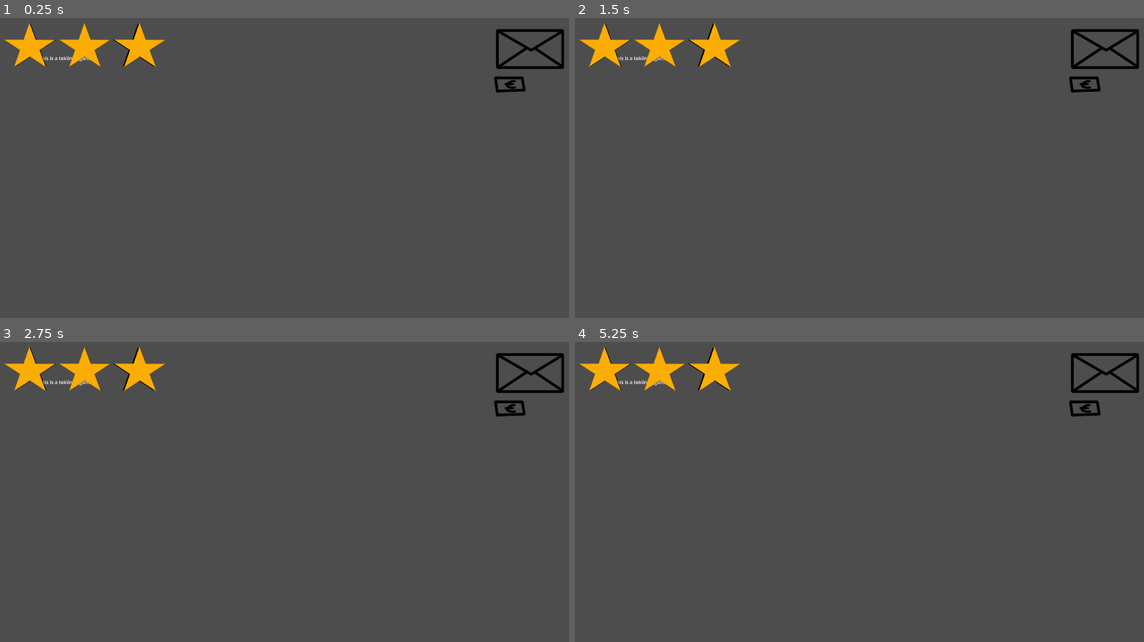
Above: before the commit, frames 1-4 (two rows, left to right).
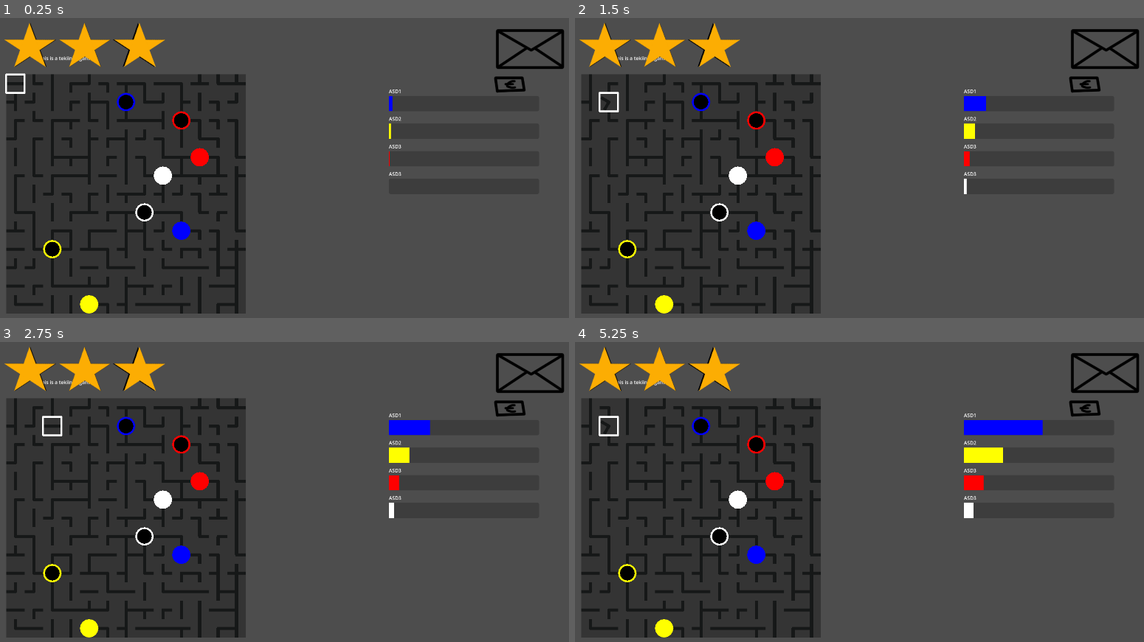
Above: after the commit, the same moments.

Repository: jiisloth/Vauhtispeli
Game: Godot game, scene res://scenes/main.tscn
Same seed, same stepped clock (60 frames per second), same inputs: the game is played once before the commit and once after it.
Inputs:
- Up to frame 1 (0.25 s): no input
- Up to frame 2 (1.5 s): tap Enter (ui_accept) at 0.5, 0.6, 0.77, 1.07, 1.35 s; hold Right (ui_right) 0.53-1.28 s; hold Down (ui_down) from 1.28 s (still down)
- Up to frame 3 (2.75 s): tap Enter (ui_accept) at 1.52, 1.82, 2, 2.1 s; release Down (ui_down) at 2.03 s; hold Right (ui_right) from 2.03 s (still down)
- Up to frame 4 (5.25 s): tap Enter (ui_accept) at 2.75, 2.85, 3.02, 3.32, 3.5, 3.6, 3.77, 4.07, 4.25, 4.35, 4.52, 4.82, 5.1 s; release Right (ui_right) at 2.78 s; hold Up (ui_up) 2.78-3.53 s; hold Left (ui_left) 3.53-5.03 s; hold Down (ui_down) from 5.03 s (still down)

The runs differ from the first frame. In frame 1, 34% of the frame differs, in the area x 0-71%, y 18-99%; in frame 2, 34%; in frame 3, 34%; in frame 4, 35%, in the area x 1-83%, y 18-99%.

Commit message:
Tekniikka game basically doned

Diff:
--- a/scenes/minigames/tekniikka.gd
+++ b/scenes/minigames/tekniikka.gd
@@ -1,7 +1,195 @@
 extends Node2D
 
-var score = 2
+@export var Pipe : PackedScene
+@export var PipeEnd : PackedScene
+
+var score = 3
+var gamesize = Vector2(13,13)
+@export var PipeSize = 60
+@export var FlowSpeed = 0.08
+
+var pipes = {}
+var paths = []
+var starts = {}
+var astar = AStar2D.new()
+
+var ccolors = [Color("#0000FF"),Color("#ffff00"),Color("#ff0000"),Color("#FFFFFF")]
+
+const outdirs = [Vector2.RIGHT,Vector2.DOWN,Vector2.LEFT,Vector2.UP]
+
+var flowstarts = [10,20,40,80]
+var flows = [1,1,1,1]
+
+func _ready():
+    seed(1)
+    get_parent().set_score(score)
 
 
-func _ready():
-    get_parent().set_score(score)
+
+    var i = 0
+    for timer in $Timers.get_children():
+        timer.get_node("Timer").start(flowstarts[i])
+        timer.get_node("Timer").timeout.connect(start_flow.bind(i))
+        i += 1
+    make_level()
+    $PipeHolder/Pipecursor.gamesize = Vector2i(gamesize)
+    $PipeHolder/Pipecursor.setup_size(PipeSize)
+
+
+
+
+
+func make_level():
+    while true:
+        astar = AStar2D.new()
+        if make_paths():
+            break
+    paths.shuffle()
+    for x in gamesize.x:
+        for y in gamesize.y:
+            var id = y+x*gamesize.y
+            var pipe = Pipe.instantiate()
+            var ends = [1,1,max(randi()%6-4,0),max(randi()%10-8,0)]
+            ends.shuffle()
+            for t in len(paths):
+                for i in len(paths[t]):
+                    if paths[t][i] == id:
+                        if i == 0:
+                            pipe = PipeEnd.instantiate()
+                            pipe.start = true
+                            pipe.cabletype = t
+                            starts[t] = Vector2(x,y)
+                        elif i == len(paths[t])-1:
+                            pipe = PipeEnd.instantiate()
+                            pipe.start = false
+                            pipe.cabletype = t
+                        else:
+                            ends = make_path_pipe(t, i)
+                            for r in randi()%3:
+                                ends.push_front(ends.pop_back())
+            pipe.ends = ends
+            pipe.position = Vector2(x * PipeSize, y * PipeSize)
+            pipe.coords = Vector2(x,y)
+            pipe.pipesize = PipeSize
+            pipes[Vector2(x,y)] = pipe
+            pipe.flowed.connect(pipe_out_flow)
+            $PipeHolder.add_child(pipe)
+
+
+func make_path_pipe(t, i):
+    var ends = [0,0,0,0]
+    var pipe = paths[t][i]
+    var prevpipe = paths[t][i-1]
+    var nextpipe = paths[t][i+1]
+    var npipes = [pipe - 1, pipe - gamesize.y, pipe + 1, pipe + gamesize.y]
+    for j in 4:
+        if prevpipe == npipes[j]:
+            ends[j] = 1
+        if nextpipe == npipes[j]:
+            ends[j] = 1
+    for d in len(ends):
+        if ends[d] == 0:
+            var blocked = false
+            for p in len(paths):
+                if p > t:
+                    for j in paths[p]:
+                        if j == npipes[d]:
+                            blocked = true
+                            break
+                if blocked:
+                    break
+            if not blocked:
+                ends[d] = max(randi()%8-6,0)
+    return ends
+
+
+func make_paths():
+    for x in gamesize.x:
+        for y in gamesize.y:
+            astar.add_point(y+x*gamesize.y, Vector2(x,y))
+            if y > 0:
+                astar.connect_points(y+x*gamesize.y,(y-1)+x*gamesize.y)
+            if x > 0:
+                astar.connect_points(y+x*gamesize.y,y+(x-1)*gamesize.y)
+    for try in 100:
+        make_path()
+        if len(paths) == 4:
+            return true
+    return false
+
+func make_path():
+    var start = randi()%int(gamesize.x*gamesize.y)
+    var stop = randi()%int(gamesize.x*gamesize.y)
+    while astar.is_point_disabled(start) or astar.is_point_disabled(stop):
+        start = randi()%int(gamesize.x*gamesize.y)
+        stop = randi()%int(gamesize.x*gamesize.y)
+    var path = astar.get_id_path(start,stop)
+    if len(path) > 2:
+        var blocks = []
+        for f in 5:
+            var block = path[1+randi()%len(path)-3]
+            blocks.append(block)
+            astar.set_point_disabled(block)
+            var ppath = astar.get_id_path(start,stop)
+            if len(ppath) == 0:
+                break
+            path = ppath
+            if randf() < (f+1)*0.15:
+                break
+        for id in path:
+            astar.set_point_disabled(id)
+        for id in blocks:
+            astar.set_point_disabled(id, false)
+        paths.append(path)
+        return true
+    return false
+
+
+
+
+func pipe_out_flow(coords, output, outtype):
+    flows[outtype] -= 1
+    for i in len(output):
+        if output[i]:
+            flows[outtype] += 1
+            if coords + outdirs[i] in pipes.keys():
+                if not pipes[coords + outdirs[i]].start_flow((i+2)%4, outtype, FlowSpeed):
+                    pipes[coords].kill_out(i)
+                    flows[outtype] -= 1
+                else:
+                    var cc = Vector2($PipeHolder/Pipecursor.coords)
+                    if cc == coords + outdirs[i]:
+                        check_cursor(cc)
+            else:
+                pipes[coords].kill_out(i)
+                flows[outtype] -= 1
+    if flows[outtype] == 0:
+        print(str(outtype) + " stopped flowing")
+
+
+
+func start_flow(i):
+    pipe_out_flow(starts[i], [1,1,1,1], i)
+
+func _process(delta):
+    var i = 0
+    for timer in $Timers.get_children():
+        timer.value = (1- (timer.get_node("Timer").time_left / flowstarts[i]))*100
+        i += 1
+
+
+func _on_pipecursor_moved(coords):
+    check_cursor(coords)
+
+func check_cursor(coords):
+    if pipes[Vector2(coords)].can_rotate:
+        $PipeHolder/Pipecursor.default_color = Color.WHITE
+    else:
+        $PipeHolder/Pipecursor.default_color = Color.DIM_GRAY
+
+
+func _on_pipecursor_rotate_pipe(coords, dir):
+    if pipes[Vector2(coords)].can_rotate:
+        pipes[Vector2(coords)].rotate_pipe(dir)
+
+    pass # Replace with function body.
--- a/scenes/minigames/tekniikka.tscn
+++ b/scenes/minigames/tekniikka.tscn
@@ -1,9 +1,26 @@
-[gd_scene load_steps=2 format=3 uid="uid://dnxxajrwi0mc6"]
+[gd_scene load_steps=9 format=3 uid="uid://dnxxajrwi0mc6"]
 
 [ext_resource type="Script" path="res://scenes/minigames/tekniikka.gd" id="1_lbe26"]
+[ext_resource type="PackedScene" uid="uid://n2ipg2vdaewo" path="res://scenes/minigames/tekniikka/pipe.tscn" id="2_urs38"]
+[ext_resource type="PackedScene" uid="uid://cs40cic4peie2" path="res://scenes/minigames/tekniikka/pipeend.tscn" id="3_68ad2"]
+[ext_resource type="PackedScene" uid="uid://cjfamor7x2tmf" path="res://scenes/minigames/tekniikka/pipecursor.tscn" id="4_xqnjb"]
+
+[sub_resource type="StyleBoxFlat" id="StyleBoxFlat_hohdy"]
+bg_color = Color(0, 0, 1, 1)
+
+[sub_resource type="StyleBoxFlat" id="StyleBoxFlat_yvk55"]
+bg_color = Color(1, 1, 0, 1)
+
+[sub_resource type="StyleBoxFlat" id="StyleBoxFlat_cqux5"]
+bg_color = Color(1, 0, 0, 1)
+
+[sub_resource type="StyleBoxFlat" id="StyleBoxFlat_bwg2k"]
+bg_color = Color(1, 1, 1, 1)
 
 [node name="Tekniikka" type="Node2D"]
 script = ExtResource("1_lbe26")
+Pipe = ExtResource("2_urs38")
+PipeEnd = ExtResource("3_68ad2")
 
 [node name="Test" type="Label" parent="."]
 offset_left = 172.0
@@ -12,3 +29,86 @@
 offset_bottom = 152.0
 text = "This is a tekiinka game
 "
+
+[node name="PipeHolder" type="Node2D" parent="."]
+position = Vector2(96, 224)
+
+[node name="Pipecursor" parent="PipeHolder" instance=ExtResource("4_xqnjb")]
+width = 6.0
+
+[node name="Timers" type="VBoxContainer" parent="."]
+offset_left = 1312.0
+offset_top = 264.0
+offset_right = 1801.0
+offset_bottom = 756.0
+theme_override_constants/separation = 40
+
+[node name="ProgressBar" type="ProgressBar" parent="Timers"]
+custom_minimum_size = Vector2(0, 50)
+layout_mode = 2
+theme_override_styles/fill = SubResource("StyleBoxFlat_hohdy")
+show_percentage = false
+
+[node name="Label" type="Label" parent="Timers/ProgressBar"]
+layout_mode = 2
+offset_top = -27.0
+offset_right = 40.0
+offset_bottom = -4.0
+text = "ASD1"
+
+[node name="Timer" type="Timer" parent="Timers/ProgressBar"]
+one_shot = true
+
+[node name="ProgressBar2" type="ProgressBar" parent="Timers"]
+custom_minimum_size = Vector2(0, 50)
+layout_mode = 2
+theme_override_styles/fill = SubResource("StyleBoxFlat_yvk55")
+show_percentage = false
+
+[node name="Label" type="Label" parent="Timers/ProgressBar2"]
+layout_mode = 2
+offset_top = -27.0
+offset_right = 40.0
+offset_bottom = -4.0
+text = "ASD2"
+
+[node name="Timer" type="Timer" parent="Timers/ProgressBar2"]
+wait_time = 2.0
+one_shot = true
+
+[node name="ProgressBar3" type="ProgressBar" parent="Timers"]
+custom_minimum_size = Vector2(0, 50)
+layout_mode = 2
+theme_override_styles/fill = SubResource("StyleBoxFlat_cqux5")
+show_percentage = false
+
+[node name="Label" type="Label" parent="Timers/ProgressBar3"]
+layout_mode = 2
+offset_top = -27.0
+offset_right = 40.0
+offset_bottom = -4.0
+text = "ASD3"
+
+[node name="Timer" type="Timer" parent="Timers/ProgressBar3"]
+wait_time = 3.0
+one_shot = true
+
+[node name="ProgressBar4" type="ProgressBar" parent="Timers"]
+custom_minimum_size = Vector2(0, 50)
+layout_mode = 2
+theme_override_styles/fill = SubResource("StyleBoxFlat_bwg2k")
+show_percentage = false
+
+[node name="Label" type="Label" parent="Timers/ProgressBar4"]
+layout_mode = 2
+offset_top = -27.0
+offset_right = 40.0
+offset_bottom = -4.0
+text = "ASD3"
+
+[node name="Timer" type="Timer" parent="Timers/ProgressBar4"]
+wait_time = 4.0
+one_shot = true
+
+[connection signal="moved" from="PipeHolder/Pipecursor" to="." method="_on_pipecursor_moved"]
+[connection signal="rotate_pipe" from="PipeHolder/Pipecursor" to="." method="_on_pipecursor_rotate_pipe"]
--- /dev/null
+++ b/scenes/minigames/tekniikka/pipe.gd
@@ -0,0 +1,100 @@
+extends Node2D
+
+var dir = 0
+var vdir = 0
+var ends = [0,0,0,0]
+var coords = Vector2()
+var flowing = false
+var can_rotate = true
+var flowpoint = -1
+var max_flow = 1
+var flowspeed
+var cabletype = -1
+var ccolors = [Color("#0000FF"),Color("#ffff00"),Color("#ff0000"),Color("#FFFFFF")]
+
+var pipesize = 60
+
+var tween
+
+signal flowed
+
+enum {
+    RIGHT,
+    DOWN,
+    LEFT,
+    UP
+}
+
+func _ready():
+    var i = 0
+    for part in $Parts.get_children():
+        part.points[1].x = pipesize/2
+        if ends[i]:
+            part.show()
+        i += 1
+    for part in $Flowingparts.get_children():
+        part.points[1].x = pipesize/2
+    $Base.size = Vector2.ONE*pipesize
+    $Base.position = -Vector2.ONE*pipesize/2
+
+
+func rotate_pipe(d=1):
+    dir = (dir + d)%4
+    vdir += d
+    if tween:
+        tween.kill()
+    var tween = get_tree().create_tween().set_ease(Tween.EASE_IN_OUT)
+    tween.tween_property($Parts, "rotation", -vdir*PI/2,0.2)
+    tween.tween_property($Flowingparts, "rotation", -vdir*PI/2,0.2)
+
+
+func kill_out(i):
+    $Flowingparts.get_child((dir + i) % 4).default_color.a = 0.8
+
+
+
+func start_flow(i, t, speed):
+    if ends[(dir + i) % 4] and not flowing:
+        can_rotate = false
+        flowspeed = speed
+        cabletype = t
+        flowpoint = (dir + i) % 4
+        flowing = true
+        max_flow = 1/speed
+        $Flow.start(1/speed)
+        var flow = $Flowingparts.get_child(flowpoint)
+        flow.points[0].x = flow.points[1].x
+        var end = 0
+        for flowpart in $Flowingparts.get_children():
+            flowpart.default_color = ccolors[t]
+            if ends[end]:
+                flowpart.show()
+            if flowpart != flow:
+                flowpart.points[1].x = 0
+            end += 1
+        return true
+    return false
+
+
+func _process(delta):
+    if flowing:
+        var flow = $Flowingparts.get_child(flowpoint)
+        if $Flow.time_left > max_flow/2:
+            flow.points[0].x = flow.points[1].x - 2*((max_flow-$Flow.time_left)/max_flow)*flow.points[1].x
+
+        else:
+            flow.points[0].x = 0
+            var f = 0
+            for flowpart in $Flowingparts.get_children():
+                if flowpart != flow:
+                    flowpart.points[1].x = (2*((max_flow-$Flow.time_left)/max_flow)-1)*flow.points[1].x
+
+
+func _on_flow_timeout():
+    var out = ends.duplicate()
+    out[flowpoint] = 0
+    for r in dir:
+        out.push_back(out.pop_front())
+
+    emit_signal("flowed", coords, out, cabletype)
+    pass # Replace with function body.
--- /dev/null
+++ b/scenes/minigames/tekniikka/pipe.tscn
@@ -0,0 +1,82 @@
+[gd_scene load_steps=2 format=3 uid="uid://n2ipg2vdaewo"]
+
+[ext_resource type="Script" path="res://scenes/minigames/tekniikka/pipe.gd" id="1_1ue2k"]
+
+[node name="Pipe" type="Node2D"]
+script = ExtResource("1_1ue2k")
+
+[node name="Base" type="ColorRect" parent="."]
+offset_left = -30.0
+offset_top = -30.0
+offset_right = 30.0
+offset_bottom = 30.0
+color = Color(0.203922, 0.203922, 0.203922, 1)
+
+[node name="Parts" type="Node2D" parent="."]
+z_index = 1
+
+[node name="Right" type="Line2D" parent="Parts"]
+visible = false
+points = PackedVector2Array(0, 0, 30, 0)
+default_color = Color(0.0862745, 0.0941176, 0.0941176, 1)
+begin_cap_mode = 2
+
+[node name="Down" type="Line2D" parent="Parts"]
+visible = false
+rotation = 1.5708
+points = PackedVector2Array(0, 0, 30, 0)
+default_color = Color(0.0862745, 0.0941176, 0.0941176, 1)
+begin_cap_mode = 2
+
+[node name="Left" type="Line2D" parent="Parts"]
+visible = false
+rotation = 3.14159
+points = PackedVector2Array(0, 0, 30, 0)
+default_color = Color(0.0862745, 0.0941176, 0.0941176, 1)
+begin_cap_mode = 2
+
+[node name="Up" type="Line2D" parent="Parts"]
+visible = false
+rotation = 4.71239
+points = PackedVector2Array(0, 0, 30, 0)
+default_color = Color(0.0862745, 0.0941176, 0.0941176, 1)
+begin_cap_mode = 2
+
+[node name="Flowingparts" type="Node2D" parent="."]
+z_index = 2
+
+[node name="Right" type="Line2D" parent="Flowingparts"]
+visible = false
+points = PackedVector2Array(0, 0, 30, 0)
+default_color = Color(0.627451, 0.545098, 0.0470588, 1)
+begin_cap_mode = 2
+end_cap_mode = 2
+
+[node name="Down" type="Line2D" parent="Flowingparts"]
+visible = false
+rotation = 1.5708
+points = PackedVector2Array(0, 0, 30, 0)
+default_color = Color(0.45098, 0.466667, 1, 1)
+begin_cap_mode = 2
+end_cap_mode = 2
+
+[node name="Left" type="Line2D" parent="Flowingparts"]
+visible = false
+rotation = 3.14159
+points = PackedVector2Array(0, 0, 30, 0)
+default_color = Color(0.45098, 0.466667, 1, 1)
+begin_cap_mode = 2
+end_cap_mode = 2
+
+[node name="Up" type="Line2D" parent="Flowingparts"]
+visible = false
+rotation = 4.71239
+points = PackedVector2Array(0, 0, 30, 0)
+default_color = Color(0.952941, 0, 0.631373, 1)
+begin_cap_mode = 2
+end_cap_mode = 2
+
+[node name="Flow" type="Timer" parent="."]
+one_shot = true
+
+[connection signal="timeout" from="Flow" to="." method="_on_flow_timeout"]
--- /dev/null
+++ b/scenes/minigames/tekniikka/pipecursor.gd
@@ -0,0 +1,36 @@
+extends Line2D
+
+var gamesize = Vector2i(13,13)
+var coords = Vector2i.ZERO
+var pipesize = 1
+
+signal moved(coords)
+signal rotate_pipe(coords, dir)
+
+func setup_size(ps):
+    pipesize = ps
+    var p = Vector2(pipesize/2,pipesize/2)
+    points[0] = -p
+    points[1] = Vector2(p.x, -p.y)
+    points[2] = p
+    points[3] = Vector2(-p.x, p.y)
+
+# Called every frame. 'delta' is the elapsed time since the previous frame.
+func _process(delta):
+    var dir = Vector2i.ZERO
+    if Input.is_action_just_pressed("ui_up"):
+        dir += Vector2i.UP
+    if Input.is_action_just_pressed("ui_down"):
+        dir += Vector2i.DOWN
+    if Input.is_action_just_pressed("ui_right"):
+        dir += Vector2i.RIGHT
+    if Input.is_action_just_pressed("ui_left"):
+        dir += Vector2i.LEFT
+    if dir != Vector2i.ZERO:
+        coords += dir
+        coords.x = clamp(coords.x, 0, gamesize.x-1)
+        coords.y = clamp(coords.y, 0, gamesize.y-1)
+        position = coords*pipesize
+        emit_signal("moved", coords)
+    if Input.is_action_just_pressed("ui_accept"):
+        emit_signal("rotate_pipe", coords, 1)
--- /dev/null
+++ b/scenes/minigames/tekniikka/pipecursor.tscn
@@ -0,0 +1,11 @@
+[gd_scene load_steps=2 format=3 uid="uid://cjfamor7x2tmf"]
+
+[ext_resource type="Script" path="res://scenes/minigames/tekniikka/pipecursor.gd" id="1_lwc0c"]
+
+[node name="Pipecursor" type="Line2D"]
+z_index = 3
+points = PackedVector2Array(-30, -30, 30, -30, 30, 30, -30, 30)
+closed = true
+width = 5.0
+joint_mode = 2
+script = ExtResource("1_lwc0c")
--- /dev/null
+++ b/scenes/minigames/tekniikka/pipeend.gd
@@ -0,0 +1,34 @@
+extends Node2D
+
+var color = Color("#FFFFFF")
+var ends = []
+var coords = Vector2.ZERO
+var start = true
+var cabletype = 0
+var can_rotate = false
+
+var ccolors = [Color("#0000FF"),Color("#ffff00"),Color("#ff0000"),Color("#FFFFFF")]
+
+var pipesize = 60
+
+signal flowed
+
+func _ready():
+    for part in $Parts.get_children():
+        part.width = pipesize
+        part.default_color = ccolors[cabletype]
+    for part in $Inner.get_children():
+        part.width = pipesize*0.8
+    if start:
+        $Inner.queue_free()
+    $Base.size = Vector2.ONE*pipesize
+    $Base.position = -Vector2.ONE*pipesize/2
+
+
+func kill_out(i):
+    pass
+
+func start_flow(i, t, speed):
+    if not start and t == cabletype:
+        return true
+    return false
--- /dev/null
+++ b/scenes/minigames/tekniikka/pipeend.tscn
@@ -0,0 +1,67 @@
+[gd_scene load_steps=2 format=3 uid="uid://cs40cic4peie2"]
+
+[ext_resource type="Script" path="res://scenes/minigames/tekniikka/pipeend.gd" id="1_307sb"]
+
+[node name="PipeEnd" type="Node2D"]
+script = ExtResource("1_307sb")
+
+[node name="Base" type="ColorRect" parent="."]
+offset_left = -30.0
+offset_top = -30.0
+offset_right = 30.0
+offset_bottom = 30.0
+color = Color(0.203922, 0.203922, 0.203922, 1)
+
+[node name="Parts" type="Node2D" parent="."]
+
+[node name="Right" type="Line2D" parent="Parts"]
+points = PackedVector2Array(0, 0, 1, 0)
+closed = true
+width = 50.0
+default_color = Color(0.839216, 0, 0.972549, 1)
+begin_cap_mode = 2
+
+[node name="Down" type="Line2D" parent="Parts"]
+points = PackedVector2Array(0, 0, 0, 1)
+width = 50.0
+default_color = Color(0.839216, 0, 0.972549, 1)
+begin_cap_mode = 2
+
+[node name="Left" type="Line2D" parent="Parts"]
+points = PackedVector2Array(0, 0, -1, 0)
+width = 50.0
+default_color = Color(0.839216, 0, 0.972549, 1)
+begin_cap_mode = 2
+
+[node name="Up" type="Line2D" parent="Parts"]
+points = PackedVector2Array(0, 0, 0, -1)
+width = 50.0
+default_color = Color(0.839216, 0, 0.972549, 1)
+begin_cap_mode = 2
+
+[node name="Inner" type="Node2D" parent="."]
+
+[node name="Right" type="Line2D" parent="Inner"]
+points = PackedVector2Array(0, 0, 1, 0)
+closed = true
+width = 50.0
+default_color = Color(0, 0, 0, 1)
+begin_cap_mode = 2
+
+[node name="Down" type="Line2D" parent="Inner"]
+points = PackedVector2Array(0, 0, 0, 1)
+width = 50.0
+default_color = Color(0, 0, 0, 1)
+begin_cap_mode = 2
+
+[node name="Left" type="Line2D" parent="Inner"]
+points = PackedVector2Array(0, 0, -1, 0)
+width = 50.0
+default_color = Color(0, 0, 0, 1)
+begin_cap_mode = 2
+
+[node name="Up" type="Line2D" parent="Inner"]
+points = PackedVector2Array(0, 0, 0, -1)
+width = 50.0
+default_color = Color(0, 0, 0, 1)
+begin_cap_mode = 2
